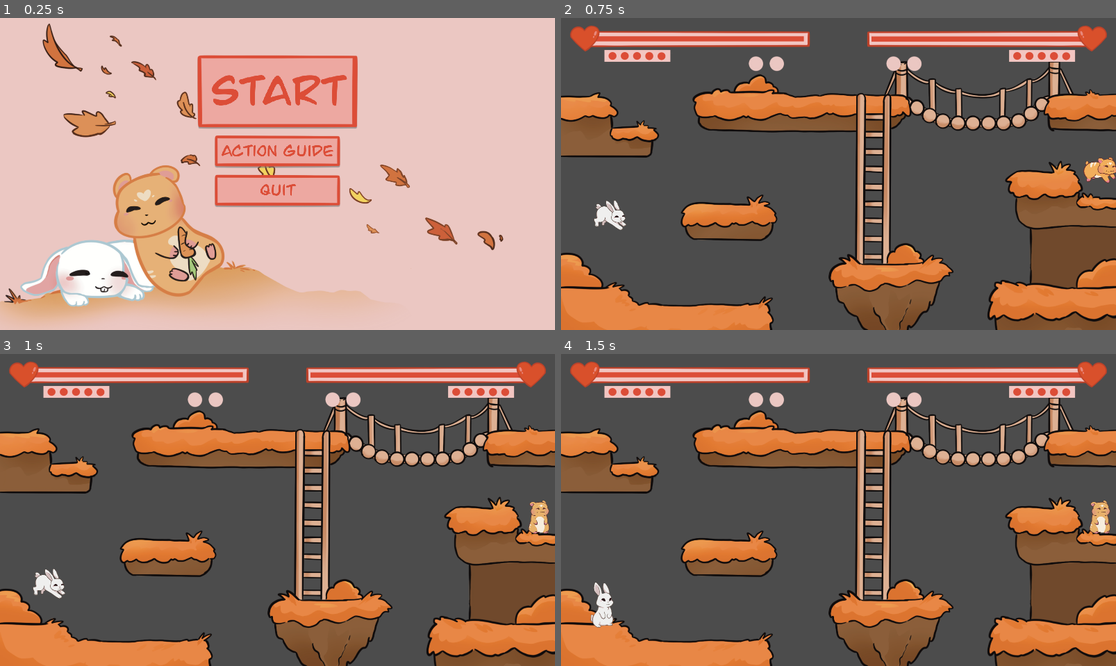
Above: before the commit, frames 1-4 (two rows, left to right).
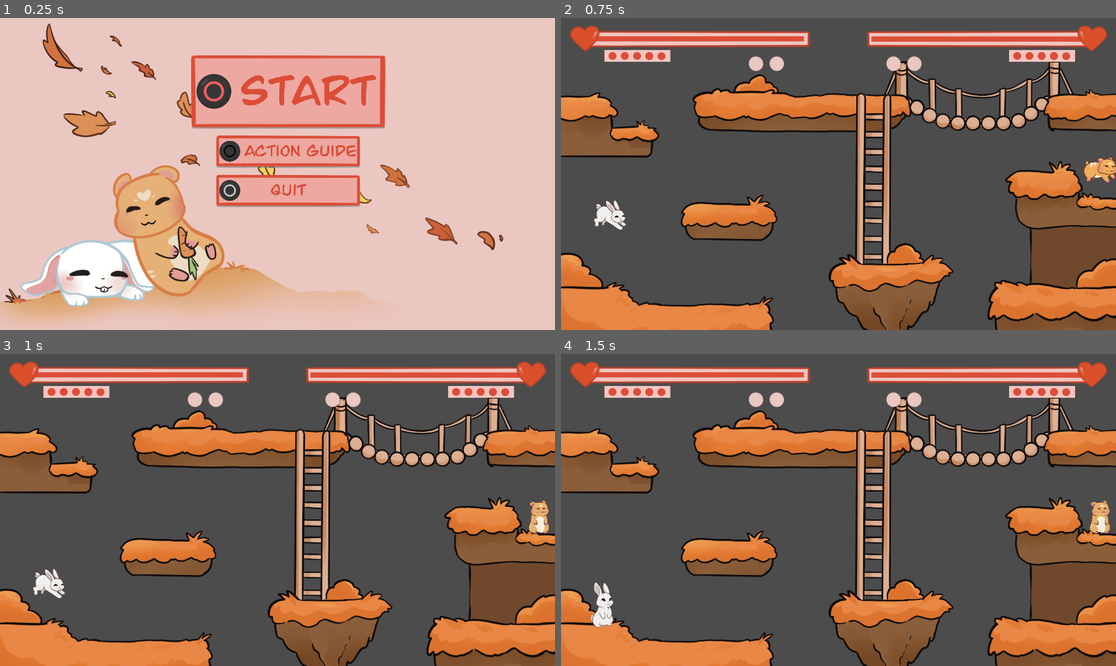
Above: after the commit, the same moments.

Repository: coffandro/ArcadeGame
Game: Godot game, scene res://Main.tscn
Same seed, same stepped clock (60 frames per second), same inputs: the game is played once before the commit and once after it.
Inputs (mouse positions are in pixels of both pictures, inside the frame that each line leads up to):
- Up to frame 1 (0.25 s): no input
- Up to frame 2 (0.75 s): click "Start" at 0.5 s
- Up to frame 3 (1 s): no input
- Up to frame 4 (1.5 s): move the mouse to (960, 494) at 1.27 s

The runs differ from the first frame. In frame 1, 5.2% of the frame differs, in the area x 34-70%, y 11-61%; in frame 2, nothing differs; in frame 3, nothing differs; in frame 4, nothing differs.

Commit message:
Add button icons to the main menu, later to implement

Diff:
--- a/Main.tscn
+++ b/Main.tscn
@@ -7,8 +7,10 @@
 [ext_resource path="res://Art/UI/BigButtonBG.png" type="Texture" id=5]
 [ext_resource path="res://Fonts/Jack Armstrong.ttf" type="DynamicFontData" id=6]
 [ext_resource path="res://shaders/DropShadowMat.tres" type="Material" id=7]
-[ext_resource path="res://ShadowedTextureButton.gd" type="Script" id=8]
+[ext_resource path="res://Art/UI/Button1.png" type="Texture" id=8]
 [ext_resource path="res://ShadowedTextureButton.gd" type="Script" id=9]
+[ext_resource path="res://Art/UI/Button2.png" type="Texture" id=10]
+[ext_resource path="res://Art/UI/Button3.png" type="Texture" id=11]
 
 [sub_resource type="DynamicFont" id=2]
 size = 48
@@ -43,19 +45,41 @@
 anchor_top = 0.5
 anchor_right = 0.5
 anchor_bottom = 0.5
-margin_left = -278.5
+margin_left = -300.0
 margin_top = -412.0
-margin_right = 278.5
-margin_bottom = 102.0
+margin_right = 300.0
+margin_bottom = 112.0
 theme = SubResource( 1 )
 custom_constants/separation = 25
 
 [node name="PlayButton" type="TextureButton" parent="Control/VBoxContainer"]
-margin_right = 557.0
+margin_right = 675.0
 margin_bottom = 252.0
 mouse_default_cursor_shape = 2
 texture_normal = ExtResource( 5 )
-script = ExtResource( 8 )
+script = ExtResource( 9 )
+
+[node name="ControllerIcon" type="TextureRect" parent="Control/VBoxContainer/PlayButton"]
+anchor_top = 0.5
+anchor_bottom = 0.5
+margin_top = -64.0
+margin_right = 128.0
+margin_bottom = 64.0
+rect_scale = Vector2( 1.25, 1.25 )
+rect_pivot_offset = Vector2( 0, 64 )
+texture = ExtResource( 8 )
+
+[node name="Label" type="Label" parent="Control/VBoxContainer/PlayButton"]
+anchor_left = 1.0
+anchor_top = 0.5
+anchor_right = 1.0
+anchor_bottom = 0.5
+margin_left = -507.0
+margin_top = -72.5
+margin_right = -39.0
+margin_bottom = 72.5
+custom_fonts/font = SubResource( 3 )
+text = "Start"
 
 [node name="ShadowZindex" type="Node2D" parent="Control/VBoxContainer/PlayButton"]
 z_index = -1
@@ -67,39 +91,37 @@
 margin_bottom = 257.0
 texture = ExtResource( 5 )
 
-[node name="Label" type="Label" parent="Control/VBoxContainer/PlayButton"]
-anchor_left = 0.5
-anchor_top = 0.5
-anchor_right = 0.5
-anchor_bottom = 0.5
-margin_left = -234.0
-margin_top = -72.5
-margin_right = 234.0
-margin_bottom = 72.5
-custom_fonts/font = SubResource( 3 )
-text = "Start"
-
 [node name="CenterContainer2" type="CenterContainer" parent="Control/VBoxContainer"]
 margin_top = 277.0
-margin_right = 557.0
+margin_right = 675.0
 margin_bottom = 388.0
 
 [node name="GuideButton" type="TextureButton" parent="Control/VBoxContainer/CenterContainer2"]
-margin_left = 60.0
-margin_right = 496.0
+margin_left = 87.0
+margin_right = 587.0
 margin_bottom = 111.0
 mouse_default_cursor_shape = 2
 texture_normal = ExtResource( 1 )
 script = ExtResource( 9 )
 
+[node name="ControllerIcon" type="TextureRect" parent="Control/VBoxContainer/CenterContainer2/GuideButton"]
+anchor_top = 0.5
+anchor_bottom = 0.5
+margin_top = -64.0
+margin_right = 128.0
+margin_bottom = 64.0
+rect_scale = Vector2( 0.75, 0.75 )
+rect_pivot_offset = Vector2( 0, 64 )
+texture = ExtResource( 10 )
+
 [node name="Label" type="Label" parent="Control/VBoxContainer/CenterContainer2/GuideButton"]
-anchor_left = 0.5
+anchor_left = 1.0
 anchor_top = 0.5
-anchor_right = 0.5
+anchor_right = 1.0
 anchor_bottom = 0.5
-margin_left = -193.5
+margin_left = -400.0
 margin_top = -27.5
-margin_right = 193.5
+margin_right = -13.0
 margin_bottom = 27.5
 text = "Action Guide"
 
@@ -115,16 +137,26 @@
 
 [node name="CenterContainer" type="CenterContainer" parent="Control/VBoxContainer"]
 margin_top = 413.0
-margin_right = 557.0
+margin_right = 675.0
 margin_bottom = 524.0
 
 [node name="QuitButton" type="TextureButton" parent="Control/VBoxContainer/CenterContainer"]
-margin_left = 60.0
-margin_right = 496.0
+margin_left = 87.0
+margin_right = 587.0
 margin_bottom = 111.0
 mouse_default_cursor_shape = 2
 texture_normal = ExtResource( 1 )
 script = ExtResource( 9 )
+
+[node name="ControllerIcon" type="TextureRect" parent="Control/VBoxContainer/CenterContainer/QuitButton"]
+anchor_top = 0.5
+anchor_bottom = 0.5
+margin_top = -64.0
+margin_right = 128.0
+margin_bottom = 64.0
+rect_scale = Vector2( 0.75, 0.75 )
+rect_pivot_offset = Vector2( 0, 64 )
+texture = ExtResource( 11 )
 
 [node name="Label" type="Label" parent="Control/VBoxContainer/CenterContainer/QuitButton"]
 anchor_left = 0.5
Binary file changed: Art/UI/BigButtonBG.png
Binary file added: Art/UI/Button1.png
Not shown, added: Art/UI/Button1.png.import
Binary file added: Art/UI/Button2.png
Not shown, added: Art/UI/Button2.png.import
Binary file added: Art/UI/Button3.png
Not shown, added: Art/UI/Button3.png.import
Binary file changed: Art/UI/ButtonBG.png
Not shown: 1 places in Main.tscn that only renumber resources
